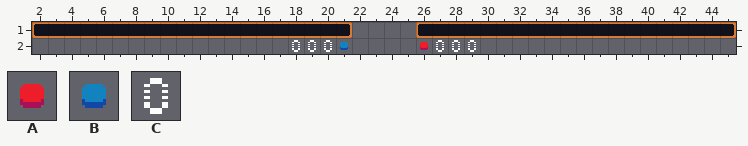
Tiled map -- assets/hud.tmx. Above is the file before it was changed.
Cells are 16x16 px. Shown: x 2..45, y 1..2.
Key: from "Atlas1": A 224, B 225, C 256.
_ is an empty cell.
Objects are placed by their top-left corner, in cells (3,4 is the top-left corner of cell 3,4); size is 1x1 cell unless given.
Layers that did not change in this view are not listed.
Objects on layer "Numbers" before:
C at 18,2
C at 19,2
C at 20,2
C at 27,2
C at 28,2
C at 29,2
Once edited:
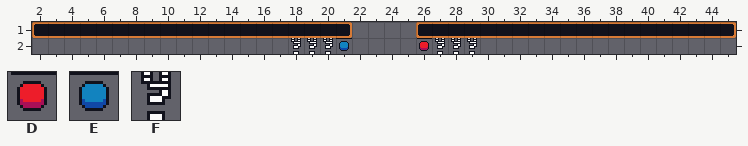
Further tiles: from "Atlas1": D 280, E 281, F 320.
Changes in this commit:
Layer "Power":
y 2: x 21 B -> E; x 26 A -> D
Layer "Numbers":
changed: C at 18,2 -> F at 18,2
changed: C at 19,2 -> F at 19,2
changed: C at 20,2 -> F at 20,2
changed: C at 27,2 -> F at 27,2
changed: C at 28,2 -> F at 28,2
changed: C at 29,2 -> F at 29,2
Pixel boxes of the changes (left, top, right, bottom) in both pictures:
changed: (291, 38, 352, 54)
changed: (417, 38, 477, 54)
